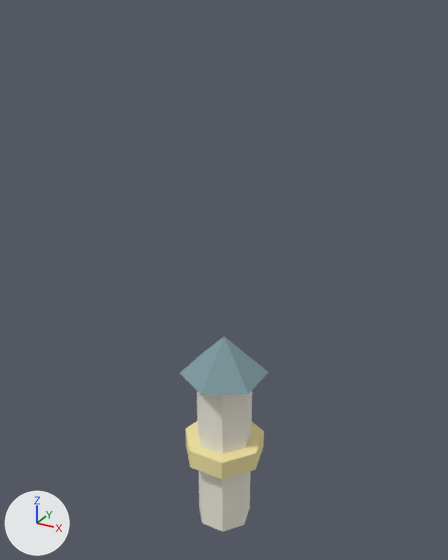
What one commit did to the glTF model public/assets/gltf/harbour-pier-beacon-01.glb.
One viewpoint serves both versions: a 50 mm lens placed at (2.99, -5.44, 6.01), pointed at (-0.07, 0.12, 3.23). The lights are fixed; the arrows at lower left show +X, +Y and +Z. The older version comes first. Where no turn or scale is listed for an object, it has been applied to the vertices. Vertices at exactly the same position are counted once.

Objects in the first picture: 'BeaconRoof', 'SafetyBand', 'Tower'.
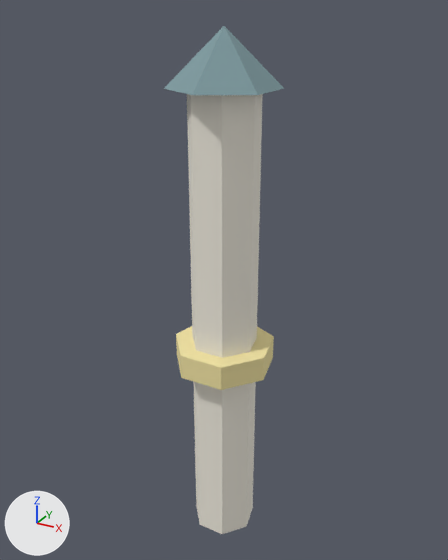
Diff of the bpy script that builds the scene:
```diff
--- a/public/assets/gltf/harbour-pier-beacon-01.glb.py
+++ b/public/assets/gltf/harbour-pier-beacon-01.glb.py
@@ me_cylinder_001 @@
 # used by ob_safetyband; location = (0.0, 0.0, 1.1)
-me_cylinder_001.from_pydata(...)  # 14 vertices, 24 faces; spans x -0.487..0.487, y -0.45..0.5, z -0.12..0.12
+me_cylinder_001.from_pydata(...)  # 14 vertices, 24 faces; spans x -0.565..0.565, y -0.523..0.58, z -0.14..0.14
+# me_cylinder_001 part 1: the whole mesh is scaled about the mesh origin by (1.16, 1.16, 1.17)
 me_cylinder_001.materials.append(mat_safetyyellow)
@@ me_cylinder @@
 # used by ob_tower; location = (0.0, 0.0, 1.08)
-me_cylinder.from_pydata(...)  # 14 vertices, 24 faces; spans x -0.33..0.33, y -0.31..0.34, z -1.08..1.08
+me_cylinder.from_pydata(...)  # 14 vertices, 24 faces; spans x -0.37..0.37, y -0.34..0.38, z -2.7..2.7
+# me_cylinder part 2: the whole mesh is scaled about its middle by (1.12, 1.12, 2.51)
 me_cylinder.materials.append(mat_towerstone)
@@ ob_beaconroof @@
 ob_beaconroof = bpy.data.objects.new('BeaconRoof', me_cone)
-ob_beaconroof.location = (0.0, 0.0, 2.36)
+ob_beaconroof.location = (0.0, 0.0, 5.58)
@@ ob_safetyband @@
 ob_safetyband = bpy.data.objects.new('SafetyBand', me_cylinder_001)
-ob_safetyband.location = (0.0, 0.0, 1.1)
+ob_safetyband.location = (0.0, 0.0, 2.4)
@@ ob_tower @@
 ob_tower = bpy.data.objects.new('Tower', me_cylinder)
-ob_tower.location = (0.0, 0.0, 1.08)
+ob_tower.location = (0.0, 0.0, 2.7)
```

Pixel boxes [x1, y1, x2, y2] of what changed, in the pictures (448 x 560 px):
'Tower', rescaled: before [197, 391, 252, 532]; after [187, 94, 263, 534]
'BeaconRoof', moved: before [180, 337, 268, 395]; after [164, 26, 284, 95]
'SafetyBand', moved, rescaled (24% wider, 10% taller): before [185, 421, 264, 479]; after [176, 326, 274, 390]
